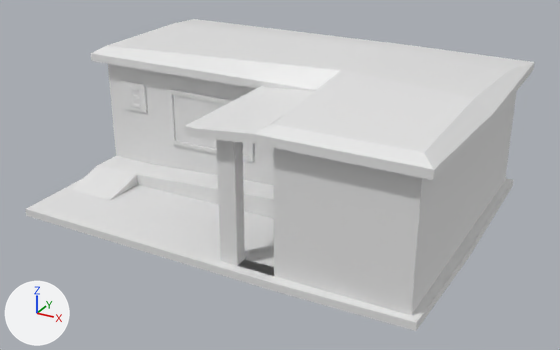
Renders of the glTF model edificios/edificio_e.gltf from each side of a commit.
One viewpoint serves both versions: a 50 mm lens placed at (11.38, -20.25, 11.31), pointed at (0.26, -0.04, 1.2). The axes (+X, +Y, +Z) are drawn at lower left. The lights are the same throughout. Where no turn or scale is listed for an object, it has been applied to the vertices. Vertices at the same position are counted once.

Objects in the first picture: 'Cubo.003', 'Texto'.
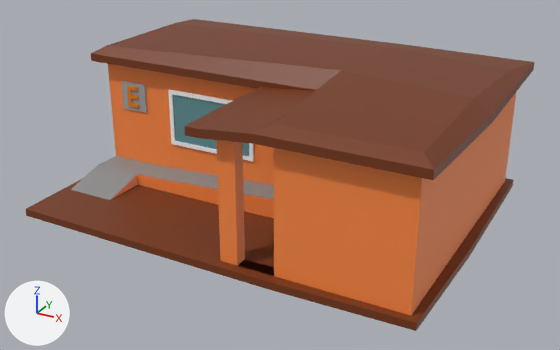
The newer file is also turned or shifted as a whole; pictures and numbers use the older file's frame.

What the commit changed:
Material 'ventana' (mat_ventana) is new.
Its base color is (0.124, 0.299, 0.324) (cyan #63959a).
Material 'marco' (mat_marco) is new.
Its base color is (1.0, 1.0, 1.0) (white #ffffff).
Material 'puerta' (mat_puerta) is new.
Its base color is (0.0536, 0.016, 0.0) (brown #412200).
Material 'paredes' (mat_paredes) is new.
Its base color is (1.0, 0.255, 0.0567) (orange #ff8a43).
Material 'techo' (mat_techo) is new.
Its base color is (0.183, 0.039, 0.007) (brown #773814).
Material 'letra' (mat_letra) is new.
Its base color is (0.8, 0.207, 0.0) (orange #e77e00).
Material 'escaleras' (mat_escaleras) is new.
Its base color is (0.275, 0.275, 0.275) (grey #8f8f8f).
Material 'cuadro' (mat_cuadro) is new.
Its base color is (0.369, 0.369, 0.369) (grey #a4a4a4).
Material 'marco.001' (mat_marco_001) is new.
Its base color is (1.0, 1.0, 1.0) (white #ffffff).
me_cubo_003 is used by ob_cubo_003; location (0.0, 0.0, 0.0).
me_cubo_003 had 211 vertices, 402 faces and spanned x -6.77..6.88, y -4.66..5.69, z 0.03..5.05.
me_cubo_003 now has 295 vertices, 566 faces and spans x -6.77..6.88, y -4.66..5.69, z 0.03..5.05.
me_cubo_003 part 1: a new loose piece of 84 vertices spanning x -5.55..-5.09, y -0.36..-0.29, z 2.68..3.43, in mat_letra (orange #e77e00).
me_cubo_003 part 2: 223 faces spanning x -6.77..6.88, y -4.66..5.69, z 0.03..5.05 switch from mat_material (white #e7e7e7) to mat_techo (brown #773814).
me_cubo_003 part 3: 45 faces spanning x -6.39..6.34, y -4.28..5.15, z 0.27..4.21 switch from mat_material (white #e7e7e7) to mat_paredes (orange #ff8a43).
me_cubo_003 part 4: 14 faces spanning x -6.39..3.54, y -2.69..-0.26, z 0.27..1.03 switch from mat_material (white #e7e7e7) to mat_escaleras (grey #8f8f8f).
me_cubo_003 part 5: 34 faces spanning x -3.81..-0.57, y -0.32..-0.18, z 1.6..3.54 switch from mat_material (white #e7e7e7) to mat_marco_001 (white #ffffff).
me_cubo_003 part 6: 2 faces spanning x -3.68..-0.71, y -0.28, z 1.74..3.4 switch from mat_material (white #e7e7e7) to mat_ventana (cyan #63959a).
me_cubo_003 part 7: 12 faces spanning x -5.8..-4.82, y -0.31..-0.26, z 2.56..3.55 switch from mat_material (white #e7e7e7) to mat_cuadro (grey #a4a4a4).
me_cubo_003 now uses material mat_marco (white #ffffff).
me_cubo_003 now uses material mat_puerta (brown #412200).
me_cubo_003 now uses material mat_letra (orange #e77e00).
Object 'Texto' (ob_texto) is deleted.

What differs and where, as boxes (x1, y1, x2, y2) in the pictures (560 x 350 px):
'Texto', deleted: before (129, 86, 141, 108)
part 1 of me_cubo_003, added: after (127, 86, 139, 108)
part 2 of me_cubo_003, recoloured (white to brown): (26, 19, 534, 331) in both
part 3 of me_cubo_003, recoloured (grey to orange): (108, 64, 516, 315) in both
part 4 of me_cubo_003, recoloured (white to grey): (71, 156, 274, 200) in both
part 5 of me_cubo_003, recoloured: (168, 89, 254, 162) in both
part 6 of me_cubo_003, recoloured (grey to cyan): (173, 95, 249, 156) in both
part 7 of me_cubo_003, recoloured: (121, 81, 147, 113) in both
